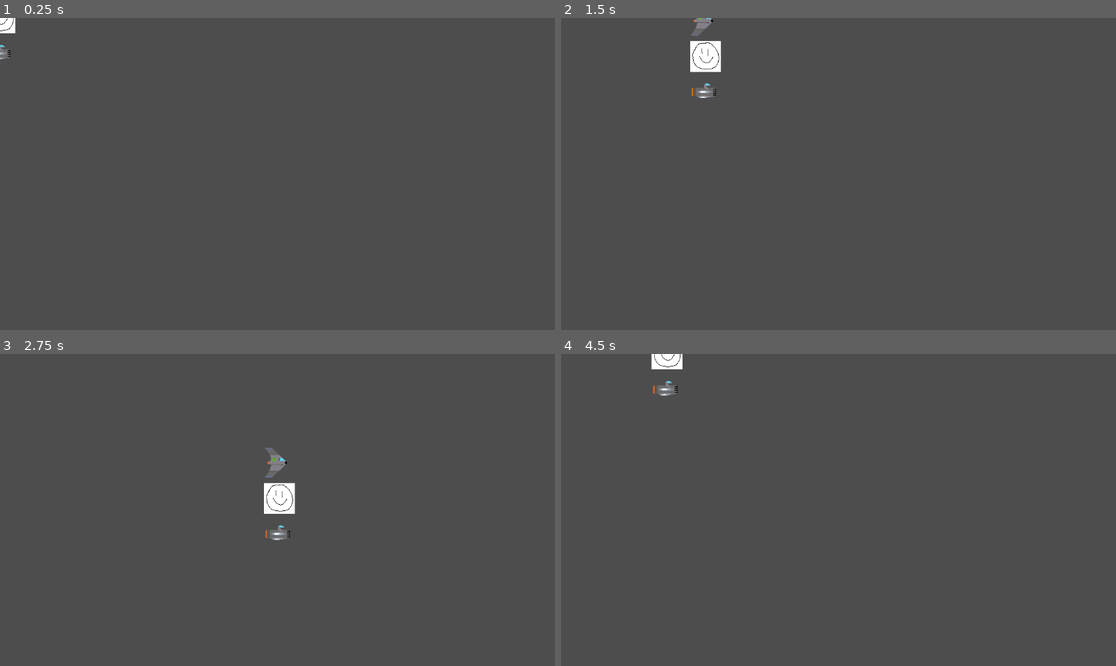
Above: before the commit, frames 1-4 (two rows, left to right).
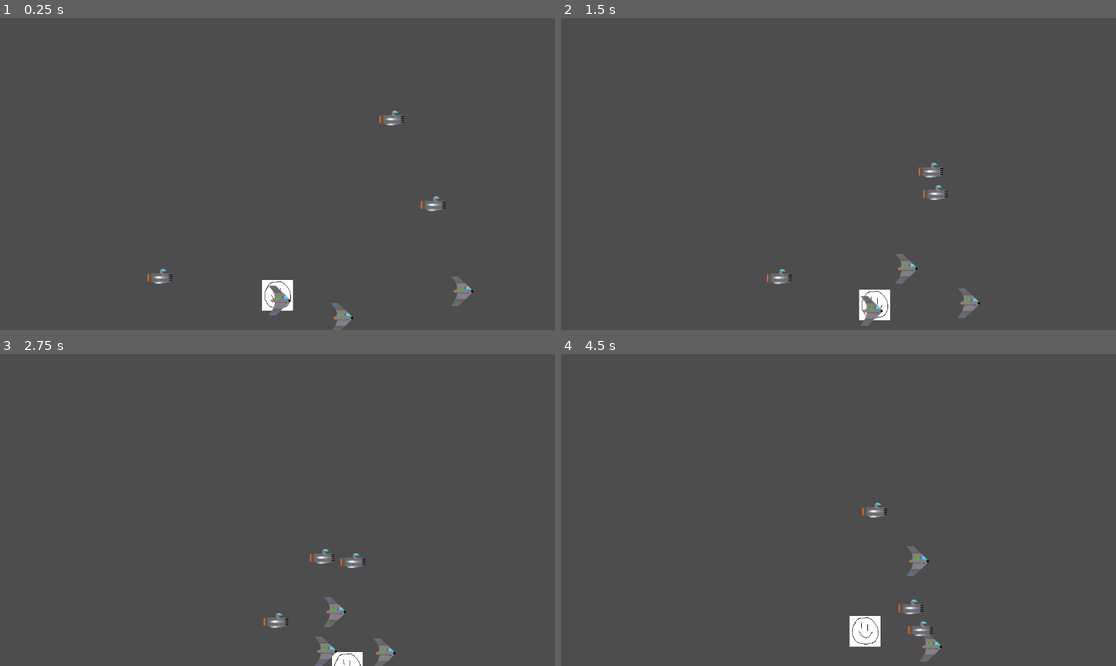
Above: after the commit, the same moments.

Repository: tfmertz/gamedevtv-jam-2026
Game: Godot game, scene res://scene/level.tscn
Two runs of this game, one before a commit and one after it. Both use one fixed random seed, a clock stepped at 60 frames per second and the inputs below. This scene is started directly instead of the project's main scene.
Inputs:
- Up to frame 1 (0.25 s): no input
- Up to frame 2 (1.5 s): tap Enter at 0.5 s; hold D (move_right) 0.53-1.28 s; hold F (cycle_formation) 0.53-1.28 s; tap R (cycle_spacing) at 0.8, 1.35 s; hold S (move_down) from 1.28 s (still down)
- Up to frame 3 (2.75 s): tap F (cycle_formation) at 1.55 s; release S (move_down) at 2.03 s; hold D (move_right) from 2.03 s (still down); hold F (cycle_formation) from 2.03 s (still down); tap R (cycle_spacing) at 2.3 s
- Up to frame 4 (4.5 s): release D (move_right) at 2.78 s; release F (cycle_formation) at 2.78 s; hold W (move_up) 2.78-3.53 s; tap R (cycle_spacing) at 2.85 s; tap F (cycle_formation) at 3.05 s; hold R (cycle_spacing) 3.53-4.28 s; hold A (move_left) from 3.53 s (still down); tap 2 at 3.6 s; tap 1 at 4.35 s

The runs differ from the first frame. In frame 1, 1.5% of the frame differs, in the area x 0-86%, y 0-100%; in frame 2, 2.1%, in the area x 23-76%, y 0-99%; in frame 3, 2.0%; in frame 4, 1.7%.

Commit message:
added paths for V, circle, diamond

Diff:
--- a/project.godot
+++ b/project.godot
@@ -20,21 +20,25 @@
 move_right={
 "deadzone": 0.2,
 "events": [Object(InputEventKey,"resource_local_to_scene":false,"resource_name":"","device":-1,"window_id":0,"alt_press …(192 unchanged characters)…
+, Object(InputEventKey,"resource_local_to_scene":false,"resource_name":"","device":-1,"window_id":0,"alt_pressed":false,"shift_pressed":false,"ctrl_pressed":false,"meta_pressed":false,"pressed":false,"keycode":0,"physical_keycode":4194321,"key_label":0,"unicode":0,"location":0,"echo":false,"script":null)
 ]
 }
 move_left={
 "deadzone": 0.2,
 "events": [Object(InputEventKey,"resource_local_to_scene":false,"resource_name":"","device":-1,"window_id":0,"alt_press …(191 unchanged characters)…
+, Object(InputEventKey,"resource_local_to_scene":false,"resource_name":"","device":-1,"window_id":0,"alt_pressed":false,"shift_pressed":false,"ctrl_pressed":false,"meta_pressed":false,"pressed":false,"keycode":0,"physical_keycode":4194319,"key_label":0,"unicode":0,"location":0,"echo":false,"script":null)
 ]
 }
 move_down={
 "deadzone": 0.2,
 "events": [Object(InputEventKey,"resource_local_to_scene":false,"resource_name":"","device":-1,"window_id":0,"alt_press …(192 unchanged characters)…
+, Object(InputEventKey,"resource_local_to_scene":false,"resource_name":"","device":-1,"window_id":0,"alt_pressed":false,"shift_pressed":false,"ctrl_pressed":false,"meta_pressed":false,"pressed":false,"keycode":0,"physical_keycode":4194322,"key_label":0,"unicode":0,"location":0,"echo":false,"script":null)
 ]
 }
 move_up={
 "deadzone": 0.2,
 "events": [Object(InputEventKey,"resource_local_to_scene":false,"resource_name":"","device":-1,"window_id":0,"alt_press …(192 unchanged characters)…
+, Object(InputEventKey,"resource_local_to_scene":false,"resource_name":"","device":-1,"window_id":0,"alt_pressed":false,"shift_pressed":false,"ctrl_pressed":false,"meta_pressed":false,"pressed":false,"keycode":0,"physical_keycode":4194320,"key_label":0,"unicode":0,"location":0,"echo":false,"script":null)
 ]
 }
 cycle_formation={
--- a/scene/player_group.tscn
+++ b/scene/player_group.tscn
@@ -2,5 +2,44 @@
 
 [ext_resource type="Script" uid="uid://2mmrii0a2uoa" path="res://src/player_group.gd" id="1_o01m7"]
 
+[sub_resource type="Curve2D" id="Curve2D_o01m7"]
+_data = {
+"points": PackedVector2Array(0, 0, 0, 0, -168, -158, 0, 0, 0, 0, 149, 0, 0, 0, 0, 0, -168, 116)
+}
+point_count = 3
+
+[sub_resource type="Curve2D" id="Curve2D_hcy0v"]
+_data = {
+"points": PackedVector2Array(0, 0, 0, 0, 1, -254, 0, 0, 0, 0, 89, -222, 0, 0, 0, 0, 143, -171, 0, 0, 0, 0, 175, -122, 0, 0, 0, 0, 188, -33, 0, 0, 0, 0, 164, 65, 0, 0, 0, 0, 71, 146, 0, 0, 0, 0, 19, 161, 0, 0, 0, 0, -89, 169, 0, 0, 0, 0, -183, 149, 0, 0, 0, 0, -246, 80, 0, 0, 0, 0, -247, -10, 0, 0, 0, 0, -204, -114, 0, 0, 0, 0, -176, -188, 0, 0, 0, 0, -127, -223, 0, 0, 0, 0, 1, -254)
+}
+point_count = 16
+
+[sub_resource type="Curve2D" id="Curve2D_x5c8g"]
+_data = {
+"points": PackedVector2Array(0, 0, 0, 0, -2, -169, 0, 0, 0, 0, 268, 2, 0, 0, 0, 0, -2, 183, 0, 0, 0, 0, -259, 2, 0, 0, 0, 0, -2, -169)
+}
+point_count = 5
+
 [node name="PlayerGroup" type="Node2D" unique_id=160869662]
 script = ExtResource("1_o01m7")
+
+[node name="VPath" type="Path2D" parent="." unique_id=513453015]
+curve = SubResource("Curve2D_o01m7")
+
+[node name="VPathFollow2D" type="PathFollow2D" parent="VPath" unique_id=2118523019]
+position = Vector2(-168, -158)
+rotation = 0.46238497
+
+[node name="CirclePath" type="Path2D" parent="." unique_id=1823495095]
+curve = SubResource("Curve2D_hcy0v")
+
+[node name="CirclePathFollow2D" type="PathFollow2D" parent="CirclePath" unique_id=333889390]
+position = Vector2(1, -254)
+rotation = 0.348771
+
+[node name="DiamondPath" type="Path2D" parent="." unique_id=106955588]
+curve = SubResource("Curve2D_x5c8g")
+
+[node name="DiamondPathFollow2D" type="PathFollow2D" parent="DiamondPath" unique_id=468773119]
+position = Vector2(-2, -169)
+rotation = 0.56456935
--- a/src/level.gd
+++ b/src/level.gd
@@ -16,10 +16,16 @@
 		self.remove_child(node)
 		node.queue_free()
 	player_fleet = group_scene.instantiate()
+	add_child(player_fleet)
 	player_fleet.spawn_mothership()
 	player_fleet.add_gunship()
 	player_fleet.add_shieldship()
-	add_child(player_fleet)
+
+	#TODO temporary while testing formation code
+	player_fleet.add_gunship()
+	player_fleet.add_shieldship()
+	player_fleet.add_gunship()
+	player_fleet.add_shieldship()
 
 
 # Called every frame. 'delta' is the elapsed time since the previous frame.
--- a/src/player_group.gd
+++ b/src/player_group.gd
@@ -9,23 +9,28 @@
 var ships = []
 
 enum FormationType {V, CIRCLE, DIAMOND}
+var formation = FormationType.V
+var spacing = 1.0
+
+var screen_size = get_viewport_rect()
 
 # Called when the node enters the scene tree for the first time.
 func _ready() -> void:
-	pass # Replace with function body.
+	screen_size = get_viewport_rect()
 
 
 func spawn_mothership() -> void:
 	mothership = ship_scene.instantiate()
 	mothership.set_ship_type(ShipNode.ShipType.MOTHER)
-	mothership.start(Vector2(0,0))
+	mothership.start(Vector2(screen_size.size.x / 2,screen_size.size.x / 2))
 	add_child(mothership)
 
 
 func add_gunship() -> void:
 	var ship = ship_scene.instantiate()
 	ship.set_ship_type(ShipNode.ShipType.GUN)
-	ship.start(Vector2(0,74)) #TODO VERY TEMPORARY
+	ship.set_on_path()
+	ship.start(Vector2(randi() % int(screen_size.size.x),randi() % int(screen_size.size.y))) #TODO VERY TEMPORARY
 	ships.append(ship)
 	add_child(ship)
 
@@ -33,7 +38,8 @@
 func add_shieldship() -> void:
 	var ship = ship_scene.instantiate()
 	ship.set_ship_type(ShipNode.ShipType.SHIELD)
-	ship.start(Vector2(0,-74)) #TODO VERY TEMPORARY
+	ship.set_on_path()
+	ship.start(Vector2(randi() % int(screen_size.size.x),randi() % int(screen_size.size.y))) #TODO VERY TEMPORARY
 	ships.append(ship)
 	add_child(ship)
 
@@ -64,11 +70,22 @@
 		velocity_dir.x = 0
 		velocity_dir.y = 0
 
-	if Input.is_action_pressed("cycle_formation"):
-		pass
-	elif Input.is_action_pressed("cycle_spacing"):
-		pass
+	if Input.is_action_just_pressed("cycle_formation"):
+		formation = (formation + 1) % len(FormationType)
+	elif Input.is_action_just_pressed("cycle_spacing"):
+		spacing = (spacing + .5)
+		if spacing > 1:
+			spacing -= 1
 
 	mothership.set_velocity_dir(velocity_dir)
-	for ship in ships:
-		ship.set_velocity_dir(velocity_dir)
+	var new_path
+	if formation == FormationType.V:
+		new_path = $VPath/VPathFollow2D
+	elif formation == FormationType.CIRCLE:
+		new_path = $CirclePath/CirclePathFollow2D
+	elif formation == FormationType.DIAMOND:
+		new_path = $DiamondPath/DiamondPathFollow2D
+	for i in range(ships.size()):
+		var ship = ships[i]
+		new_path.progress_ratio = (float(i) / float(ships.size())) * spacing
+		ship.set_position_target(new_path.position + mothership.position)
--- a/src/ship_node.gd
+++ b/src/ship_node.gd
@@ -1,12 +1,13 @@
 class_name ShipNode extends Area2D
 
 enum ShipType {GUN, SHIELD, MOTHER}
+var speed = 100
+var ship_type
 var velocity = Vector2.ZERO
 var velocity_dir = Vector2.ZERO
-var ship_type
+var on_path = false
+var position_target = Vector2.ZERO
 var hp
-
-var speed = 400
 
 # Called when the node enters the scene tree for the first time.
 func _ready() -> void:
@@ -15,6 +16,14 @@
 
 func set_velocity_dir(new_vel_dir) -> void:
 	velocity_dir = new_vel_dir
+
+
+func set_on_path() -> void:
+	on_path = true
+
+
+func set_position_target(new_target) -> void:
+	position_target = new_target
 
 
 func set_ship_type(new_type) -> void:
@@ -47,6 +56,8 @@
 
 # Called every frame. 'delta' is the elapsed time since the previous frame.
 func _process(delta: float) -> void:
+	if on_path:
+		velocity_dir = (position_target - position).normalized()
 	if velocity_dir.length() > 0:
 		velocity = velocity_dir * speed
 	else:
Not shown, added: scene/level.tscn5562543105.tmp
